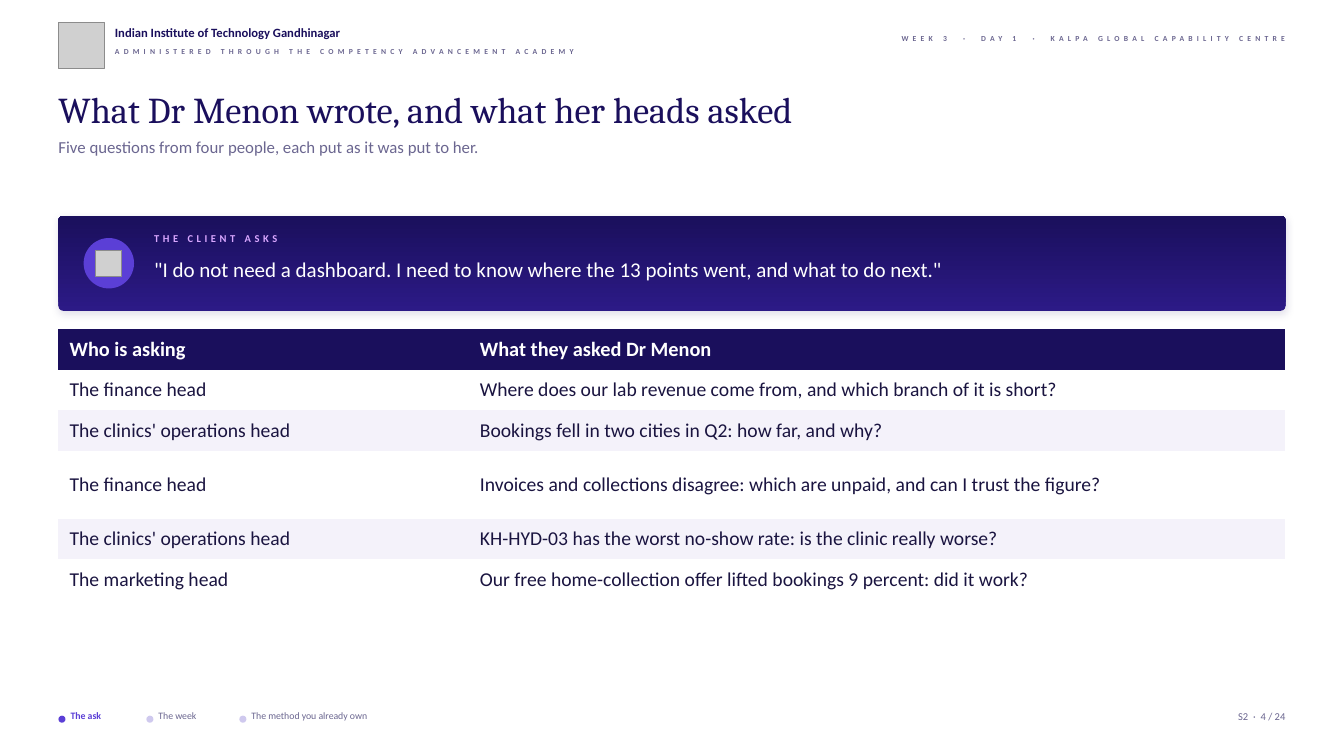
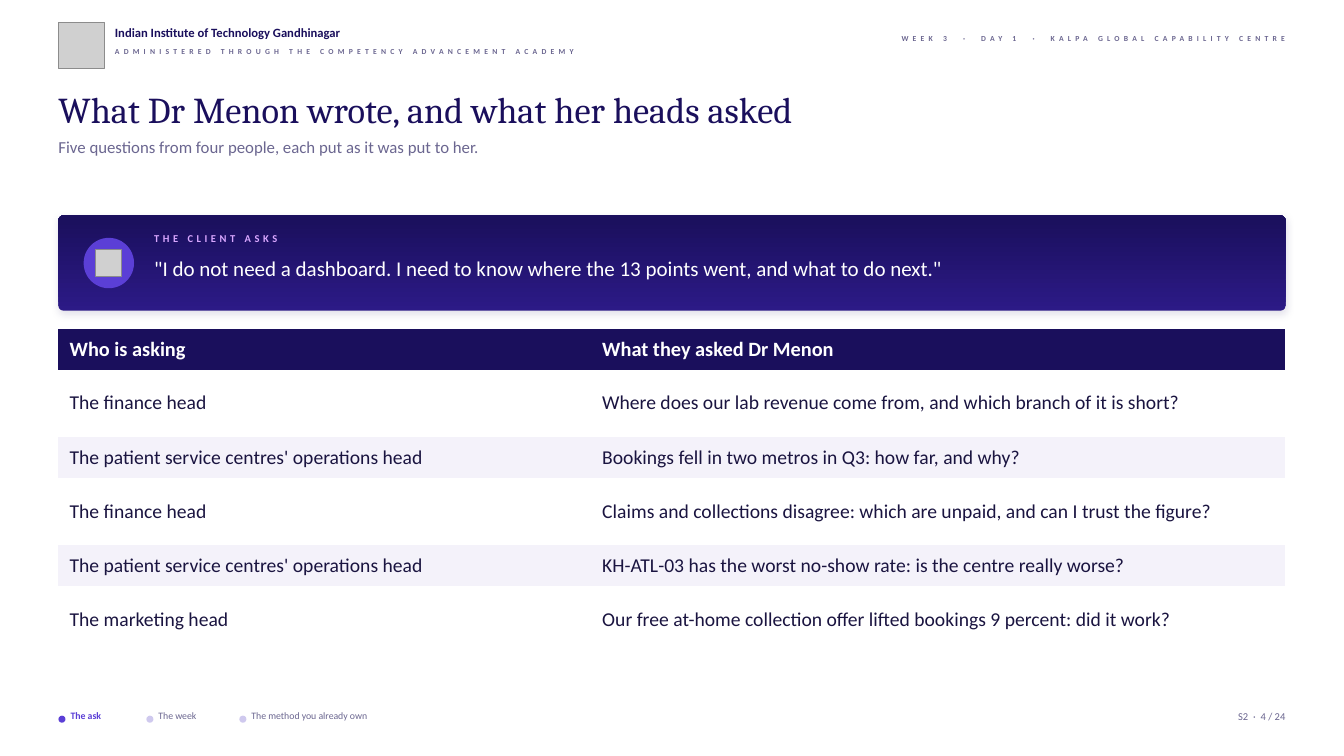
Before and after one commit to fde-academy-lab/c2-content-factory, a slide deck: slide 4 of content/W03/D1/slides/C2_W03_D01_introduction_STUDENT.pptx. Drawn at 1344x756 pixels with LibreOffice and Linux fonts; fonts in the diff are those of the drawing; grey boxes stand for pictures; background and template pictures are left out. Boxes give left, top, right and bottom in pixels: in the first picture for what was removed or moved away, otherwise in the second. Text is boxed around its words. In the diff, an @@ line names an element or a change of style, - is before the commit and + after.

```diff
--- a/content/W03/D1/slides/C2_W03_D01_introduction_STUDENT.pptx
+++ b/content/W03/D1/slides/C2_W03_D01_introduction_STUDENT.pptx
@@ table at box(58, 329, 1286, 653) @@
-row 3, column 1: The clinics' operations head
+row 3, column 1: The patient service centres' operations head
-row 3, column 2: Bookings fell in two cities in Q2: how far, and why?
+row 3, column 2: Bookings fell in two metros in Q3: how far, and why?
-row 4, column 2: Invoices and collections disagree: which are unpaid, and can I trust the figure?
+row 4, column 2: Claims and collections disagree: which are unpaid, and can I trust the figure?
-row 5, column 1: The clinics' operations head
+row 5, column 1: The patient service centres' operations head
-row 5, column 2: KH-HYD-03 has the worst no-show rate: is the clinic really worse?
+row 5, column 2: KH-ATL-03 has the worst no-show rate: is the centre really worse?
-row 6, column 2: Our free home-collection offer lifted bookings 9 percent: did it work?
+row 6, column 2: Our free at-home collection offer lifted bookings 9 percent: did it work?
```
Also in this commit, not shown: 7 other slides changed, 8 other files.
